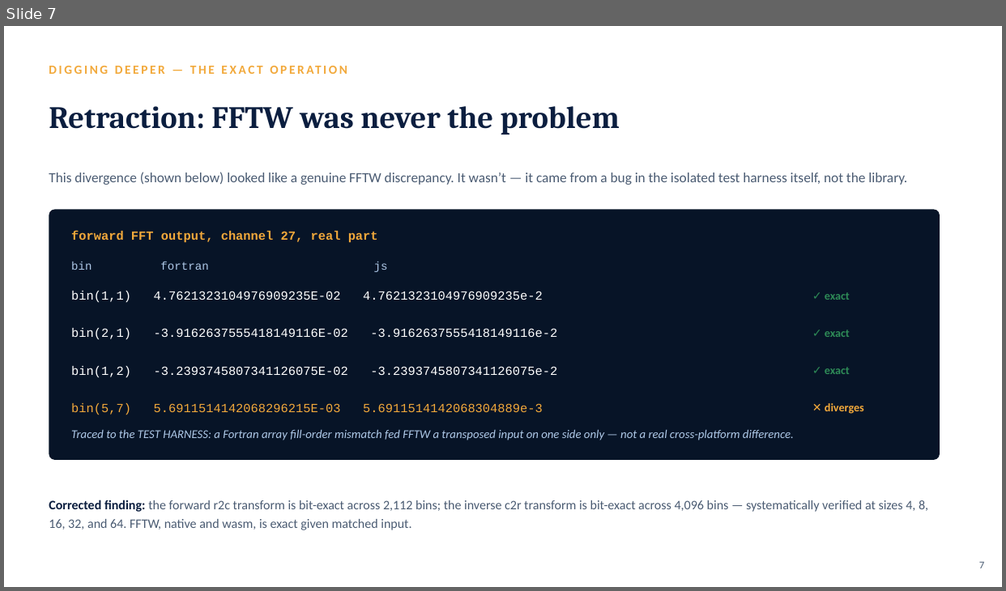
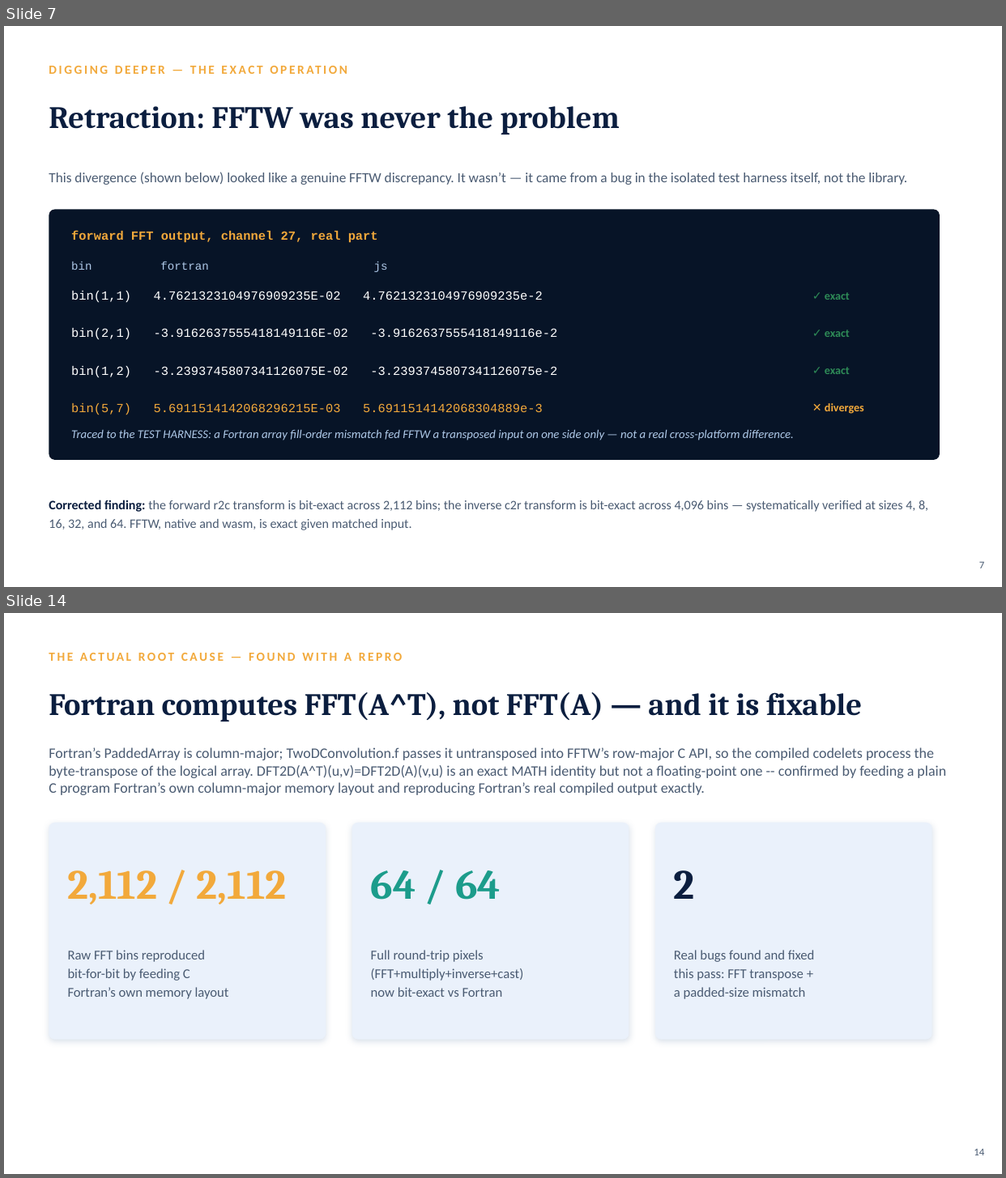
Before and after one commit to dan-distributive/3KIDNAS, a slide deck: ChasingTheLastULP.pptx. Shown one above the other, each under a label of ours: slide 7 before the commit, slides 7 and 14 after it; the slides between them are not shown. The pictures are 1006x591 and 1006x1178 pixels, drawn with LibreOffice and Linux fonts; fonts in the diff are those of the drawing. Boxes give left, top, right and bottom in pixels: in the first picture for what was removed or moved away, otherwise in the second. Text is boxed around its words. In the diff, an @@ line names an element or a change of style, - is before the commit and + after.

```diff
--- a/ChasingTheLastULP.pptx
+++ b/ChasingTheLastULP.pptx
@@ slide 14 added at box(4, 613, 1002, 1174), background #FFFFFF @@
@@ text added at box(49, 653, 403, 661), 12 pt, text #F2A93B, bold @@
+THE ACTUAL ROOT CAUSE — FOUND WITH A REPRO
@@ text added at box(49, 692, 862, 722), 30 pt, text #0B1E3F, bold @@
+Fortran computes FFT(A^T), not FFT(A) — and it is fixable
@@ text added at box(49, 747, 946, 795), 14 pt, text #4A5B72 @@
+Fortran’s PaddedArray is column-major; TwoDConvolution.f passes it untransposed into FFTW’s row-major C API, so the compiled codelets process the byte-transpose of the logical array. DFT2D(A^T)(u,v)=DFT2D(A)(v,u) is an exact MATH identity but not a floating-point one -- confirmed by feeding a plain C program Fortran’s own column-major memory layout and reproducing Fortran’s real compiled output exactly.
@@ rounded rectangle added at box(49, 823, 326, 1040), fill #EAF1FB @@
@@ rounded rectangle added at box(352, 823, 629, 1040), fill #EAF1FB @@
@@ rounded rectangle added at box(655, 823, 932, 1040), fill #EAF1FB @@
@@ text added at box(68, 871, 287, 905), 40 pt, text #F2A93B, bold @@
+2,112 / 2,112
@@ text added at box(371, 871, 501, 900), 40 pt, text #1C9C8B, bold @@
+64 / 64
@@ text added at box(674, 871, 695, 899), 40 pt, text #0B1E3F, bold @@
+2
@@ text added at box(68, 950, 229, 999), 13 pt, text #4A5B72 @@
+Raw FFT bins reproduced
+bit-for-bit by feeding C
+Fortran’s own memory layout
@@ text added at box(371, 950, 524, 997), 13 pt, text #4A5B72 @@
+Full round-trip pixels
+(FFT+multiply+inverse+cast)
+now bit-exact vs Fortran
@@ text added at box(674, 950, 815, 999), 13 pt, text #4A5B72 @@
+Real bugs found and fixed
+this pass: FFT transpose +
+a padded-size mismatch
@@ text added at box(974, 1149, 984, 1156), 10 pt, text #4A5B72 @@
+14
```
Also in this commit, not shown: 8 slides changed, 5 other slides added, 5 other files.
